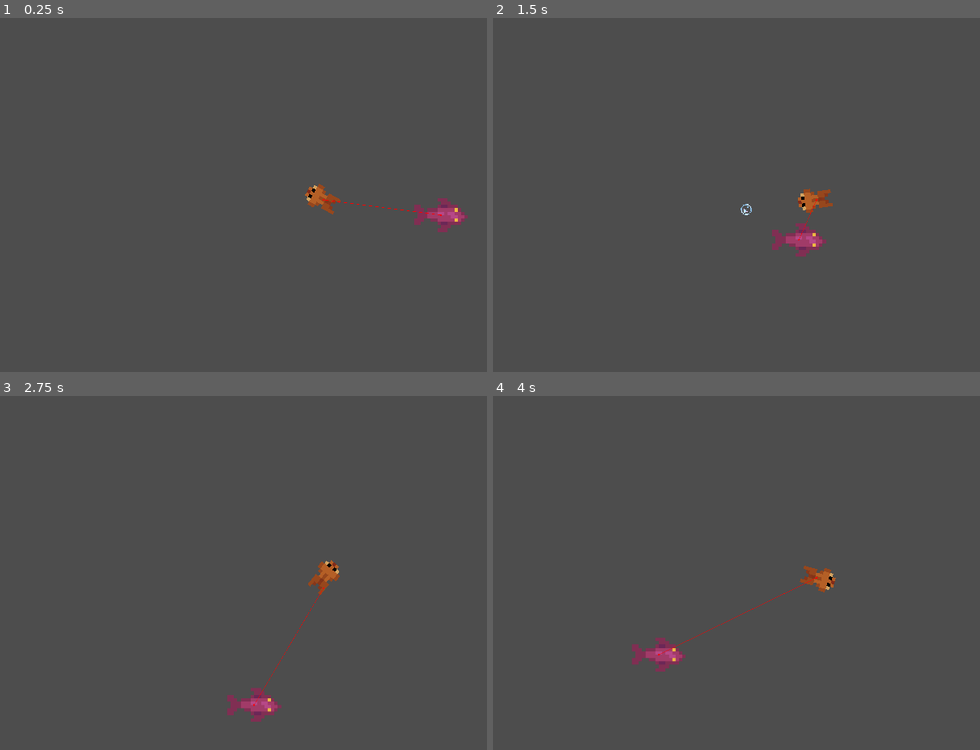
Above: before the commit, frames 1-4 (two rows, left to right).
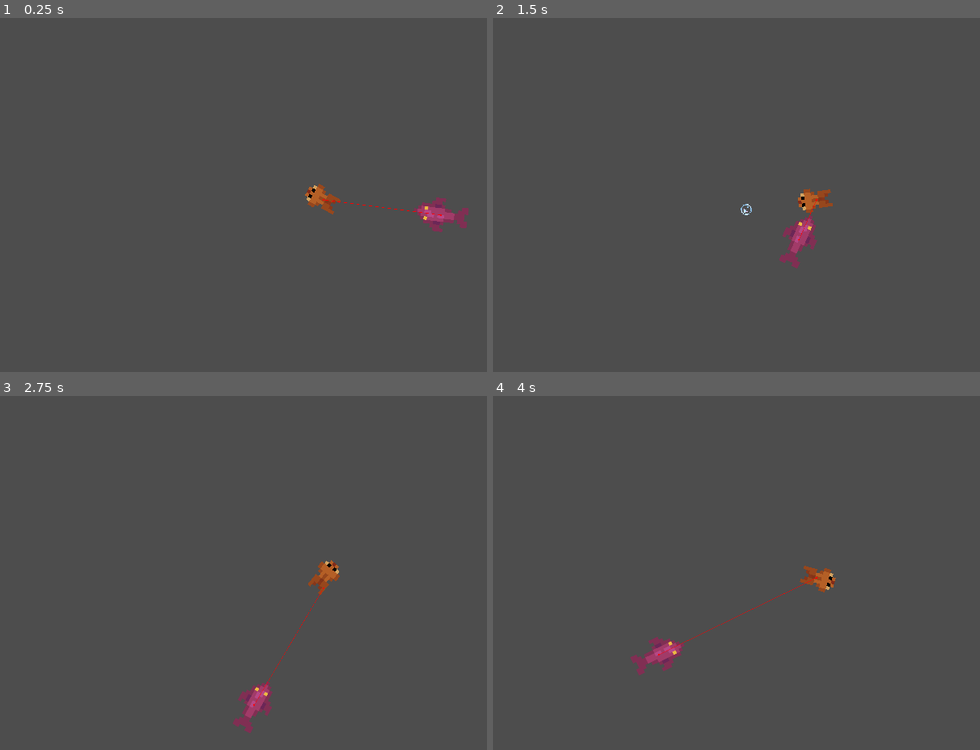
Above: after the commit, the same moments.

Repository: canaryincoalmine/Fish-Society-and-its-Bubbles
Game: Godot game, scene res://Code/Screens/Main.tscn
Same seed, same stepped clock (60 frames per second), same inputs: the game is played once before the commit and once after it.
Inputs (mouse positions are in pixels of both pictures, inside the frame that each line leads up to):
- Up to frame 1 (0.25 s): no input
- Up to frame 2 (1.5 s): move the mouse to (960, 180) at 0.52 s; tap Space (dash) at 0.6 s; move the mouse to (687, 219) at 1.27 s; click (687, 219) at 1.35 s
- Up to frame 3 (2.75 s): move the mouse to (389, 498) at 2.02 s; tap Space (dash) at 2.1 s
- Up to frame 4 (4 s): move the mouse to (785, 650) at 2.77 s; click (785, 650) at 2.85 s; move the mouse to (outside the picture) at 3.52 s; tap Space (dash) at 3.6 s

The runs differ from the first frame. In frame 1, 0.5% of the frame differs, in the area x 85-97%, y 50-61%; in frame 2, 0.7%, in the area x 57-69%, y 55-71%; in frame 3, 0.7%; in frame 4, 0.5%.

Commit message:
Continued work on enemy pathfinding.

Diff:
--- a/Code/Enemies/Cod/cod.gd
+++ b/Code/Enemies/Cod/cod.gd
@@ -1,8 +1,6 @@
 extends CharacterBody2D
 
-
 @export var SPEED = 30
-
 @export var target_to_chase: Node2D
 @onready var navigation_agent := $NavigationAgent2D as NavigationAgent2D
 
@@ -15,7 +13,7 @@
 	set_physics_process(true)
 
 func _physics_process(delta: float) -> void:
+	look_at(target_to_chase.global_position)
 	navigation_agent.target_position = target_to_chase.global_position
-
 	velocity = global_position.direction_to(navigation_agent.get_next_path_position()) * SPEED
 	move_and_slide()
